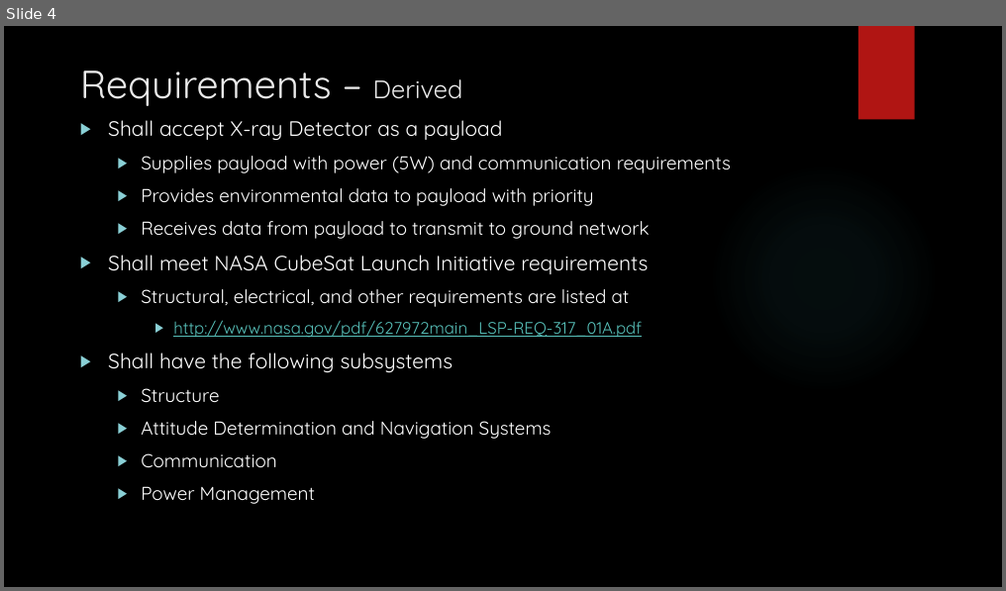
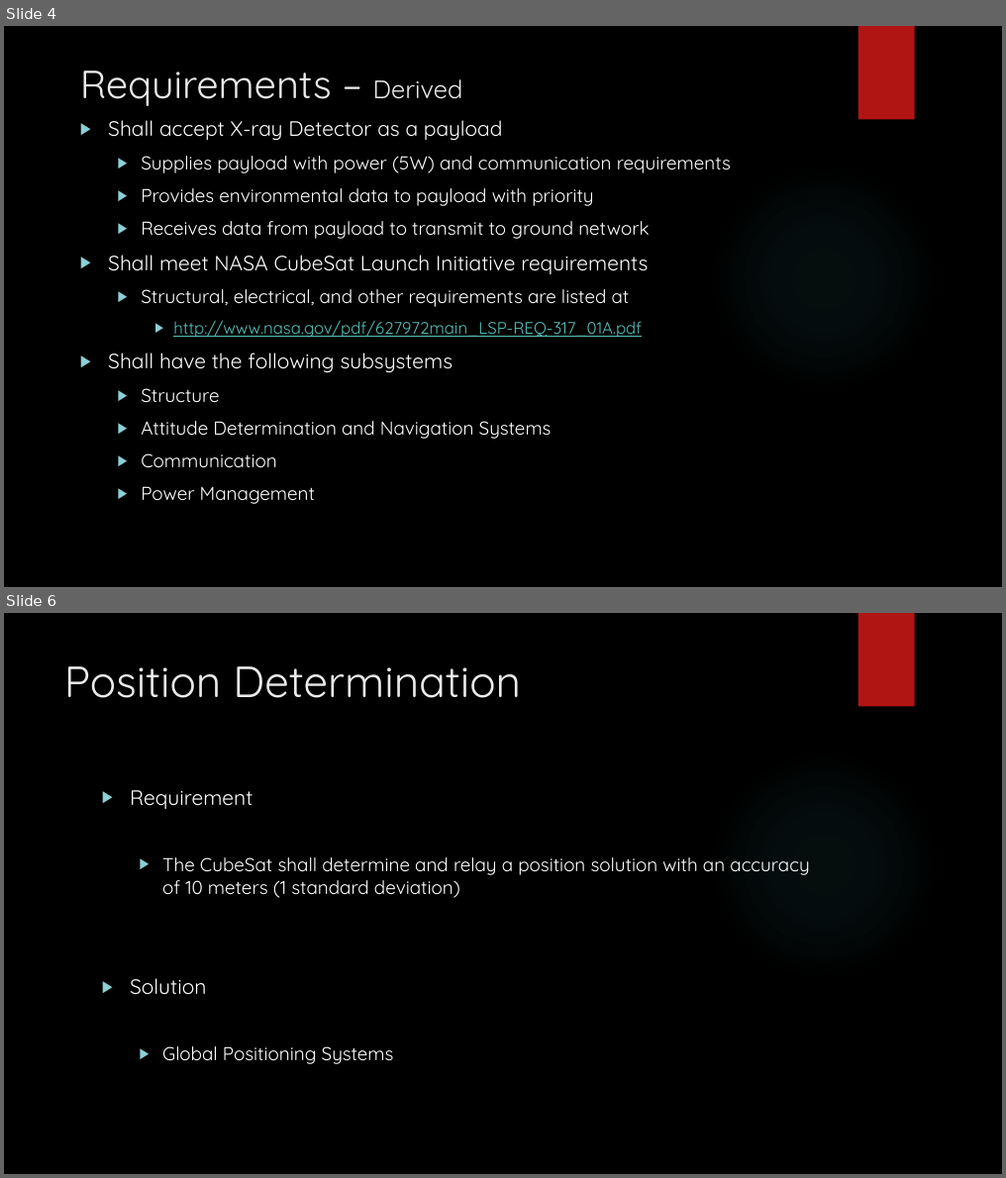
Before and after one commit to HASP-UMN/CubeSat, a slide deck: Presentations/CDR_Presentation.pptx. Shown one above the other, each under a label of ours: slide 4 before the commit, slides 4 and 6 after it; the slides between them are not shown. The pictures are 1006x591 and 1006x1178 pixels, drawn with LibreOffice and Linux fonts; fonts in the diff are those of the drawing; background and template pictures are left out. Boxes give left, top, right and bottom in pixels: in the first picture for what was removed or moved away, otherwise in the second. Text is boxed around its words. In the diff, an @@ line names an element or a change of style, - is before the commit and + after.

```diff
--- a/Presentations/CDR_Presentation.pptx
+++ b/Presentations/CDR_Presentation.pptx
@@ slide 6 added at bbox=[4, 613, 1002, 1174], background picture (left out); not listed: 2 template elements that a slide beside it also shows @@
@@ title added at bbox=[64, 666, 521, 698], 42 pt, text #EBEBEB @@
+Position Determination
@@ text added at bbox=[130, 790, 809, 1064], 18 pt, text #FFFFFF @@
+▶ Requirement
+  ▶ The CubeSat shall determine and relay a position solution with an accuracy of 10 meters (1 standard deviation)
+▶ Solution
+  ▶ Global Positioning Systems
```
Also in this commit, not shown: 7 other slides added, 3 other files.
